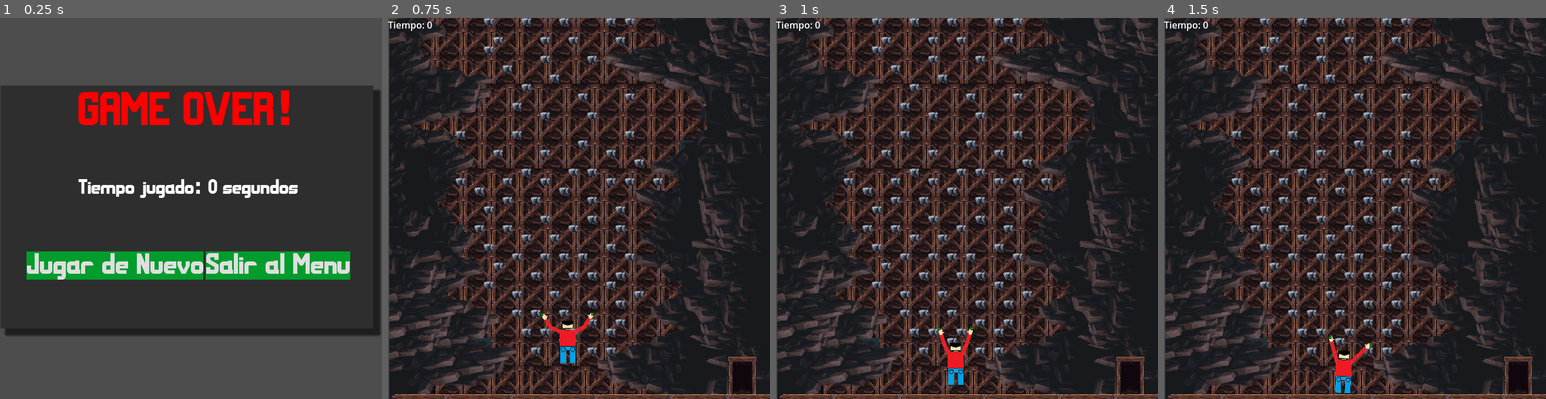
Above: before the commit, frames 1-4 (left to right).
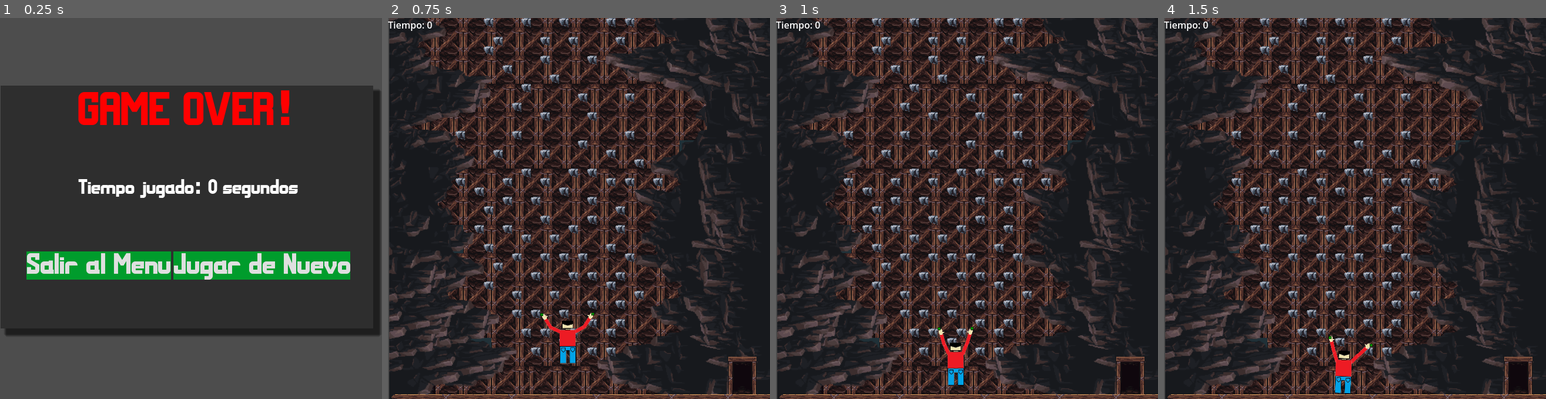
Above: after the commit, the same moments.

Repository: Detmermedina/climbingPepe
Game: Godot game, scene res://paneles/panel_gameover/game_over_menu.tscn
Same seed, same stepped clock (60 frames per second), same inputs: the game is played once before the commit and once after it. This scene is started directly instead of the project's main scene. The engine's default icon, where the game draws it, is replaced by a stand-in: a white triangle on a blue panel in a dark square.
Inputs:
- Up to frame 1 (0.25 s): no input
- Up to frame 2 (0.75 s): click "Jugar de Nuevo" at 0.5 s
- Up to frame 3 (1 s): no input
- Up to frame 4 (1.5 s): hold Right (move_right_der) from 1.28 s (still down); hold / (agarrar_der) from 1.28 s (still down)

The runs differ from the first frame. In frame 1, 2.0% of the frame differs, in the area x 7-92%, y 61-69%; in frame 2, nothing differs; in frame 3, nothing differs; in frame 4, nothing differs.

Commit message:
mierda

Diff:
--- a/paneles/panel_gameover/game_over_menu.tscn
+++ b/paneles/panel_gameover/game_over_menu.tscn
@@ -62,6 +62,16 @@
 grow_vertical = 0
 alignment = 1
 
+[node name="BotonSalirMenu" type="Button" parent="GameOverPanel/HBoxContainer"]
+layout_mode = 2
+theme_override_fonts/font = ExtResource("2_a6r0j")
+theme_override_font_sizes/font_size = 50
+theme_override_styles/hover = SubResource("StyleBoxFlat_nglrl")
+theme_override_styles/pressed = SubResource("StyleBoxFlat_6hf5g")
+theme_override_styles/normal = SubResource("StyleBoxFlat_wc15g")
+text = "Salir al Menú"
+script = ExtResource("1_k5p3i")
+
 [node name="BotonJugar" type="Button" parent="GameOverPanel/HBoxContainer"]
 layout_mode = 2
 theme_override_fonts/font = ExtResource("2_a6r0j")
@@ -70,16 +80,6 @@
 theme_override_styles/pressed = SubResource("StyleBoxFlat_6hf5g")
 theme_override_styles/normal = SubResource("StyleBoxFlat_wc15g")
 text = "Jugar de Nuevo"
-script = ExtResource("1_k5p3i")
-
-[node name="BotonSalirMenu" type="Button" parent="GameOverPanel/HBoxContainer"]
-layout_mode = 2
-theme_override_fonts/font = ExtResource("2_a6r0j")
-theme_override_font_sizes/font_size = 50
-theme_override_styles/hover = SubResource("StyleBoxFlat_nglrl")
-theme_override_styles/pressed = SubResource("StyleBoxFlat_6hf5g")
-theme_override_styles/normal = SubResource("StyleBoxFlat_wc15g")
-text = "Salir al Menú"
 script = ExtResource("1_k5p3i")
 
 [node name="HighScore" type="Label" parent="."]
Not shown: 1 places in paneles/panel_gameover/game_over_menu.tscn that only renumber resources
